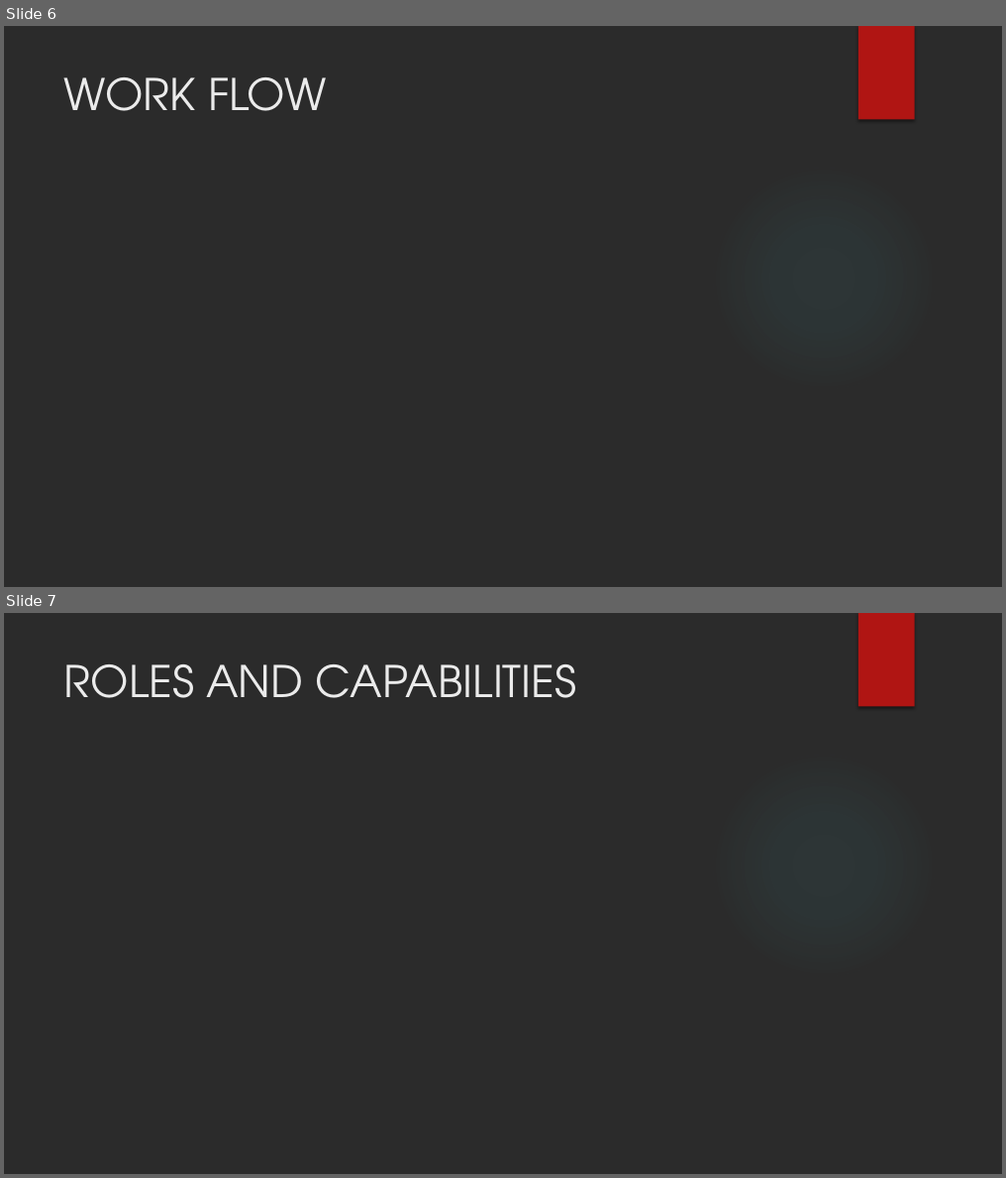
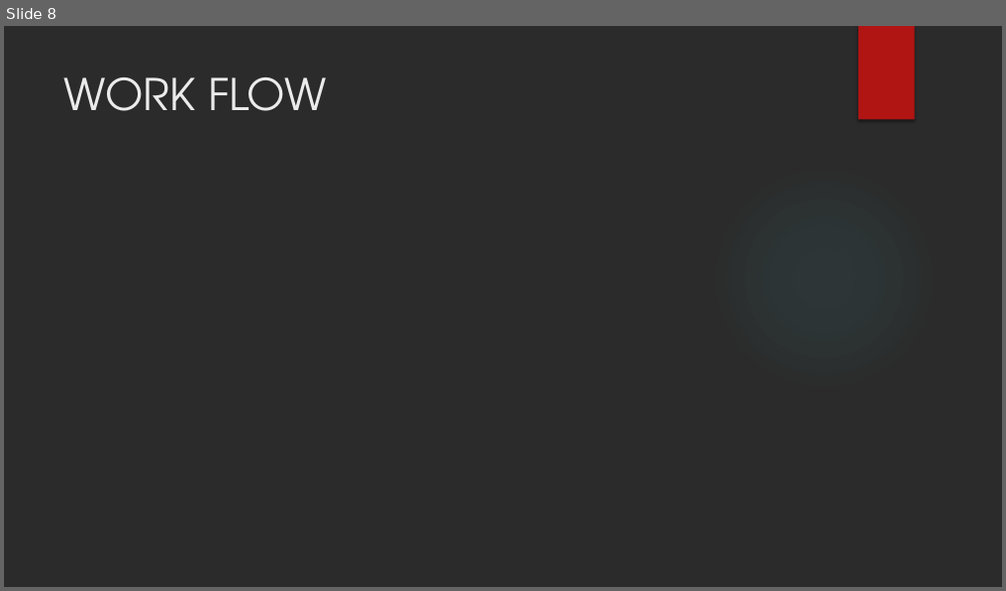
Before and after one commit to ShahNeel9/TeamProjects, a slide deck: AED FINAL PROJECT.pptx. Shown one above the other, each under a label of ours: slides 6 and 7 before the commit, slide 8 after it. The pictures are 1006x1178 and 1006x591 pixels, drawn with LibreOffice and Linux fonts; fonts in the diff are those of the drawing; background and template pictures are left out; a plain dark background stands for a picture behind light text. Boxes give left, top, right and bottom in pixels: in the first picture for what was removed or moved away, otherwise in the second. Text is boxed around its words. In the diff, an @@ line names an element or a change of style, - is before the commit and + after.

```diff
--- a/AED FINAL PROJECT.pptx
+++ b/AED FINAL PROJECT.pptx
@@ slide 7 removed at [4,613,1002,1174], background picture (left out); not listed: 2 template elements that a slide beside it also shows @@
@@ title removed at [64,664,577,698] @@
-ROLES AND CAPABILITIES
@@ what was slide 6 is now slide 8 @@
```
Also in this commit, not shown: 3 slides changed, 5 slides added, 1 other slide removed.
